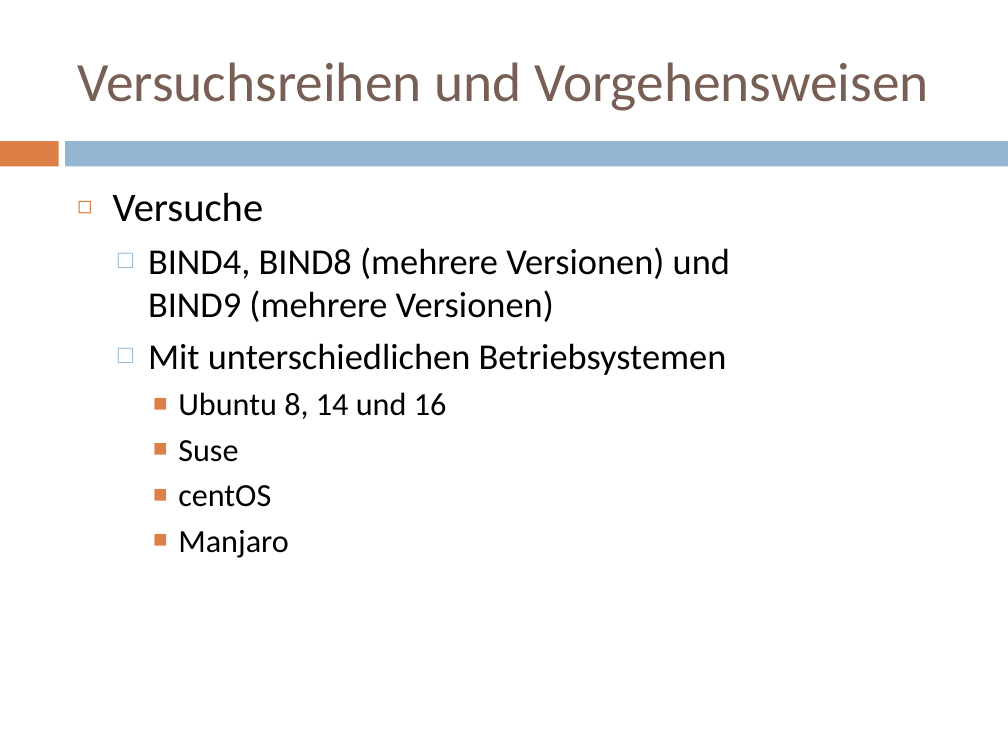
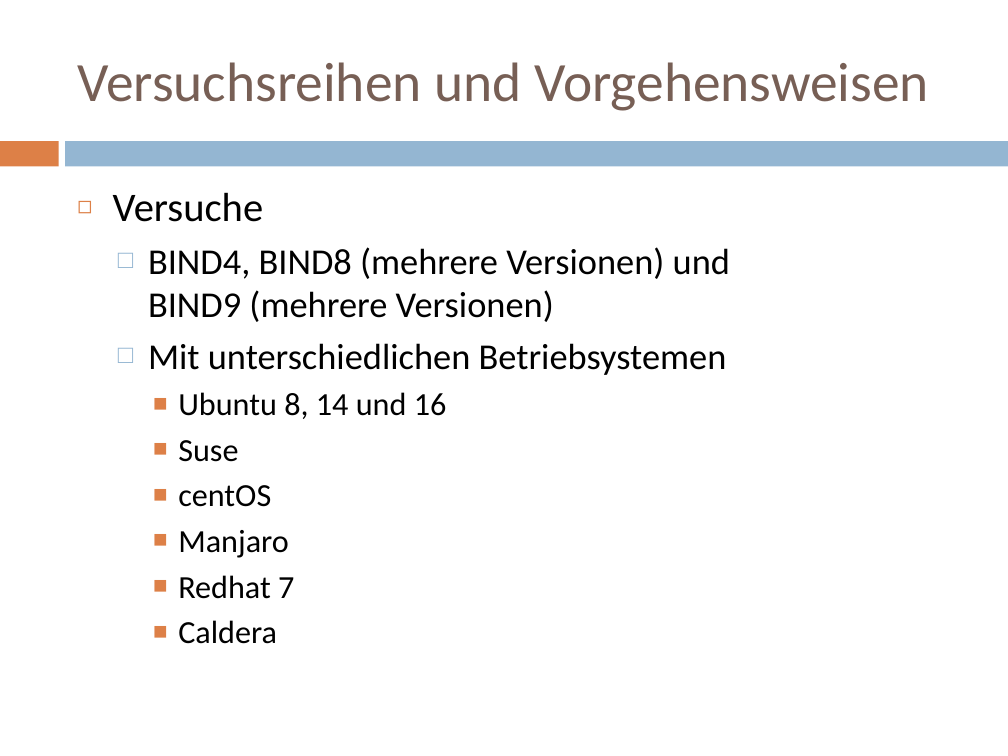
Before and after one commit to doctordebug/Hackerpraktikum, a slide deck: slide 23 of Präsentationen/PT3.pptx. Drawn at 1008x756 pixels with LibreOffice and Linux fonts; fonts in the diff are those of the drawing. Boxes give left, top, right and bottom in pixels: in the first picture for what was removed or moved away, otherwise in the second. Text is boxed around its words. In the diff, an @@ line names an element or a change of style, - is before the commit and + after.

```diff
--- a/Präsentationen/PT3.pptx
+++ b/Präsentationen/PT3.pptx
@@ text at <box>178,575,294,644</box>: paragraphs added @@
+    ■ Redhat 7
+    ■ Caldera
```
Also in this commit, not shown: 1 slide removed.
